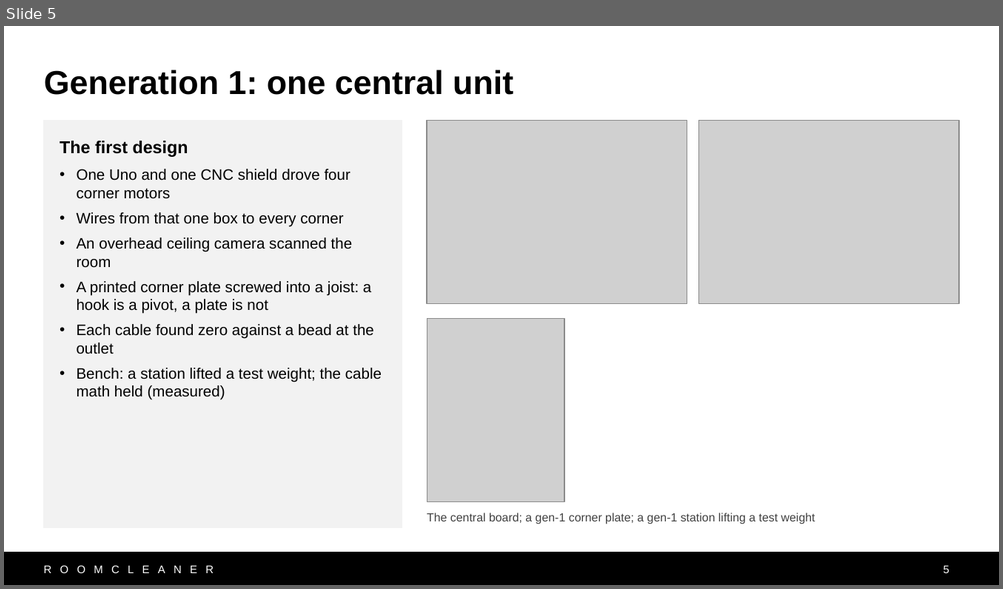
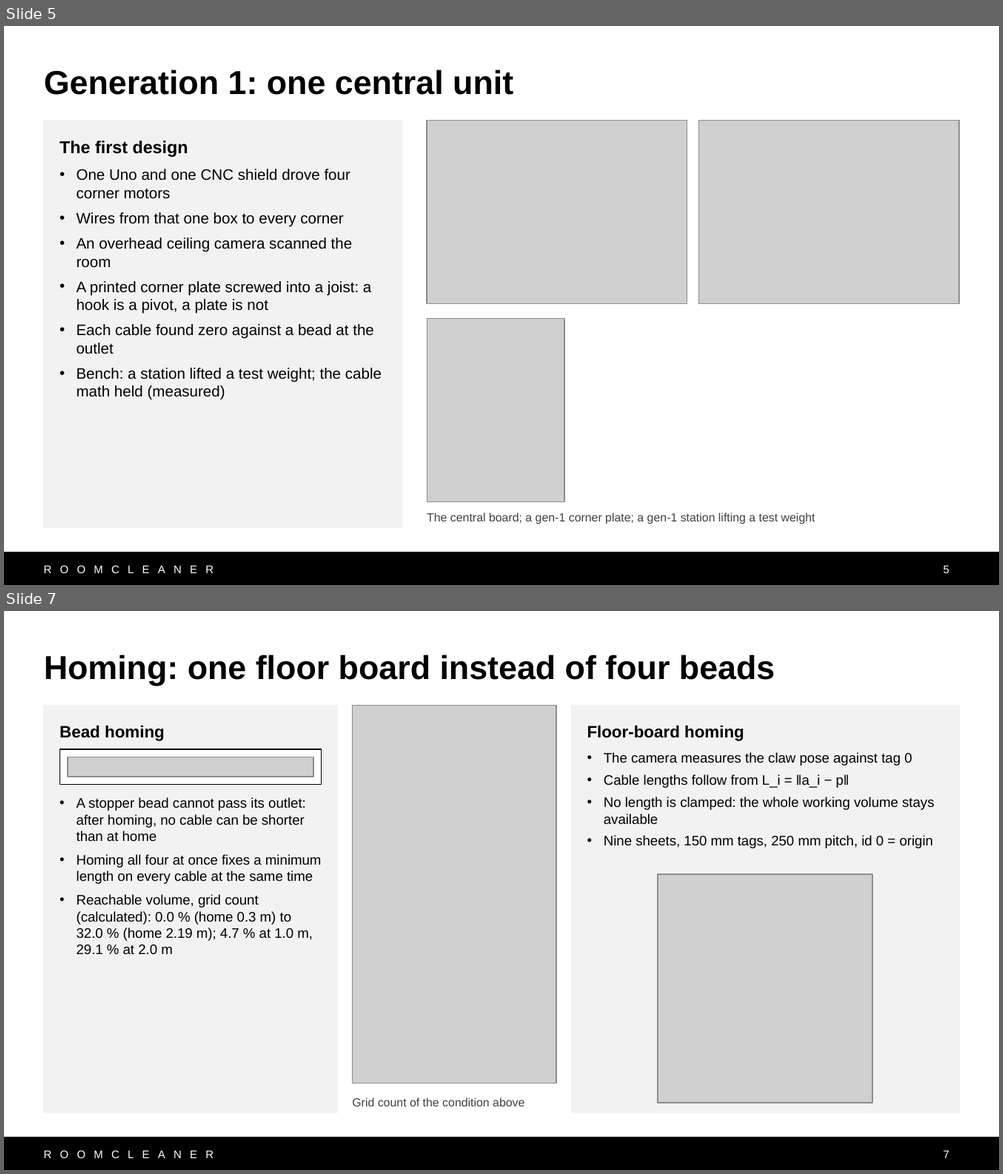
Before and after one commit to Jaspario1199/RoomCleaner, a slide deck: docs/presentation/deck_v10/RoomCleaner_Buntinx_v10.pptx. Shown one above the other, each under a label of ours: slide 5 before the commit, slides 5 and 7 after it; the slides between them are not shown. The pictures are 1003x589 and 1003x1174 pixels, drawn with LibreOffice and Linux fonts; fonts in the diff are those of the drawing; grey boxes stand for pictures. Boxes give left, top, right and bottom in pixels: in the first picture for what was removed or moved away, otherwise in the second. Text is boxed around its words. In the diff, an @@ line names an element or a change of style, - is before the commit and + after.

```diff
--- a/docs/presentation/deck_v10/RoomCleaner_Buntinx_v10.pptx
+++ b/docs/presentation/deck_v10/RoomCleaner_Buntinx_v10.pptx
@@ slide 7 added at bbox=[4, 611, 999, 1170], background #FFFFFF; not listed: 2 template elements that a slide beside it also shows @@
@@ title added at bbox=[44, 655, 774, 686], 24 pt, text #000000, bold @@
+Homing: one floor board instead of four beads
@@ rectangle added at bbox=[44, 706, 337, 1113], fill #F2F2F2, outline #F2F2F2 0.75 pt, 10 pt, text #000000 @@
+Bead homing
+• A stopper bead cannot pass its outlet: after homing, no cable can be shorter than at home
+• Homing all four at once fixes a minimum length on every cable at the same time
+• Reachable volume, grid count (calculated): 0.0 % (home 0.3 m) to 32.0 % (home 2.19 m); 4.7 % at 1.0 m, 29.1 % at 2.0 m
@@ picture added at bbox=[352, 706, 556, 1083] @@
@@ rectangle added at bbox=[571, 706, 959, 1113], fill #F2F2F2, outline #F2F2F2 0.75 pt, 10 pt, text #000000 @@
+Floor-board homing
+• The camera measures the claw pose against tag 0
+• Cable lengths follow from L_i = ‖a_i − p‖
+• No length is clamped: the whole working volume stays available
+• Nine sheets, 150 mm tags, 250 mm pitch, id 0 = origin
@@ rectangle added at bbox=[60, 749, 321, 785], fill #FFFFFF, outline #000000 0.75 pt @@
@@ picture added at bbox=[68, 758, 313, 777] @@
@@ picture added at bbox=[657, 874, 872, 1103] @@
@@ text added at bbox=[352, 1098, 524, 1107], 8.5 pt, text #404040 @@
+Grid count of the condition above
@@ page number added at bbox=[943, 1150, 949, 1159], 8 pt, text #FFFFFF @@
+7
```
Also in this commit, not shown: 10 slides changed, 2 other slides added, 2 slides removed, 9 other files.
